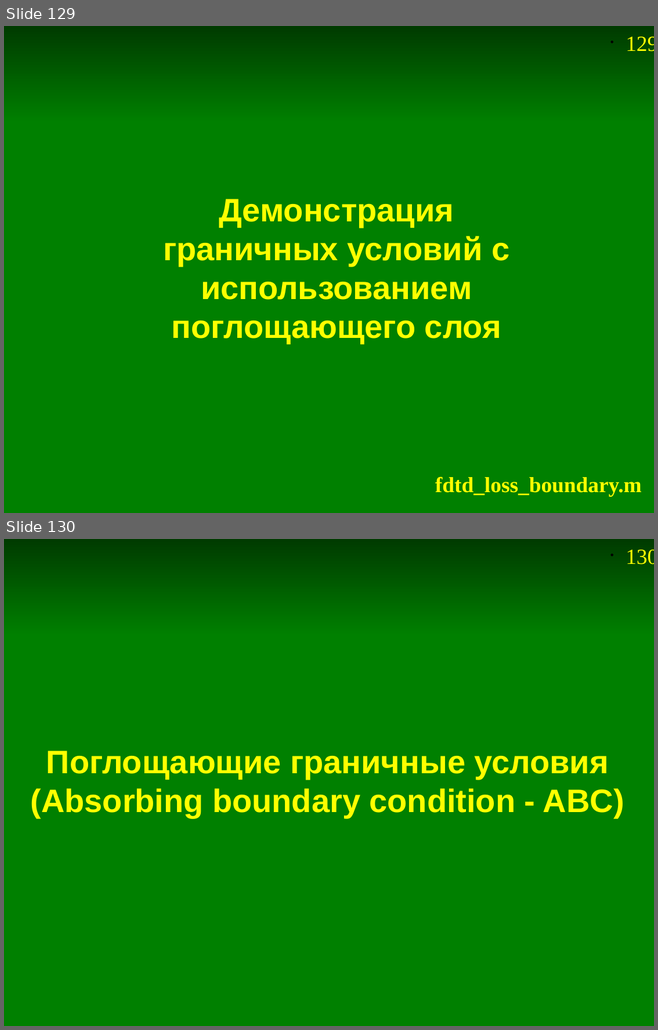
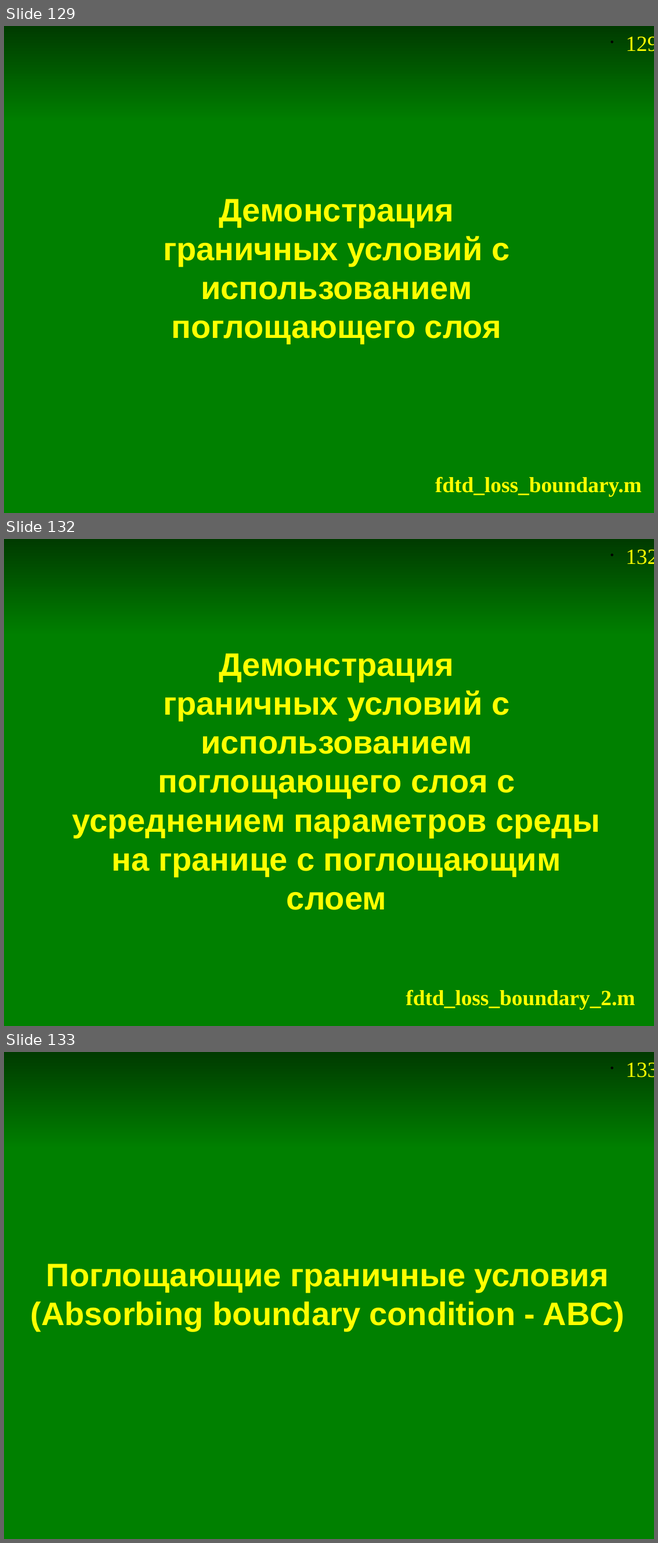
Before and after one commit to andris0147sv/modelling, a slide deck: presentations/2. FDTD.odp. Shown one above the other, each under a label of ours: slides 129 and 130 before the commit, slides 129, 132 and 133 after it; the slides between them are not shown. The pictures are 658x1030 and 658x1543 pixels, drawn with LibreOffice and Linux fonts; fonts in the diff are those of the drawing. Boxes give left, top, right and bottom in pixels: in the first picture for what was removed or moved away, otherwise in the second. Text is boxed around its words. In the diff, an @@ line names an element or a change of style, - is before the commit and + after.

```diff
--- a/presentations/2. FDTD.odp
+++ b/presentations/2. FDTD.odp
@@ slide 132 added at box(4, 539, 654, 1026), background #FFFFFF; not listed: 2 template elements that a slide beside it also shows @@
@@ rectangle added at box(4, 634, 654, 1026), fill #008000, outline #008000 0 pt @@
@@ title added at box(72, 653, 600, 910), 36 pt, text #FFFF00, bold @@
+Демонстрация
+граничных условий с использованием
+поглощающего слоя с
+усреднением параметров среды
+на границе с поглощающим слоем
@@ text added at box(405, 990, 634, 1010), 24 pt, text #FFFF00, bold @@
+fdtd_loss_boundary_2.m
@@ what was slide 130 is now slide 133 @@
@@ page number at box(625, 1062, 654, 1078): text changed @@
-• 130
+• 133
```
Also in this commit, not shown: 8 slides changed, 2 other slides added, 19 other files.
